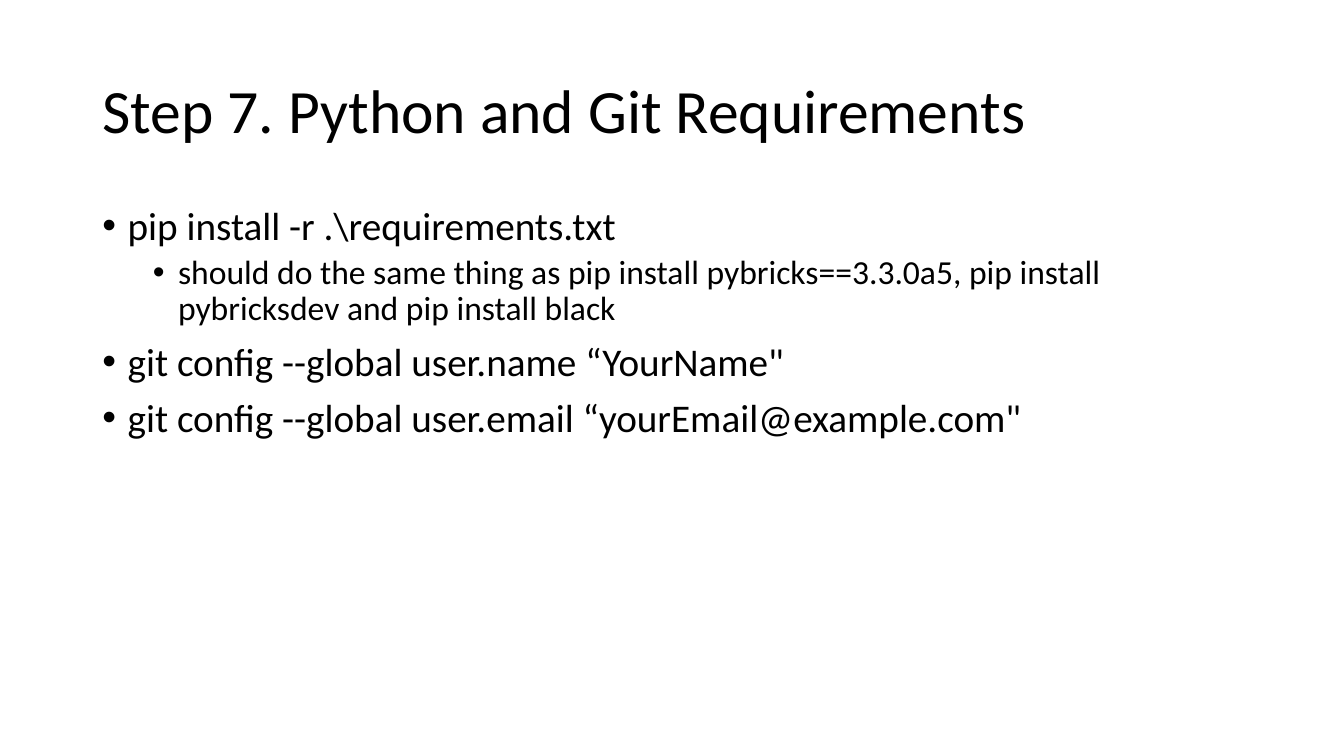
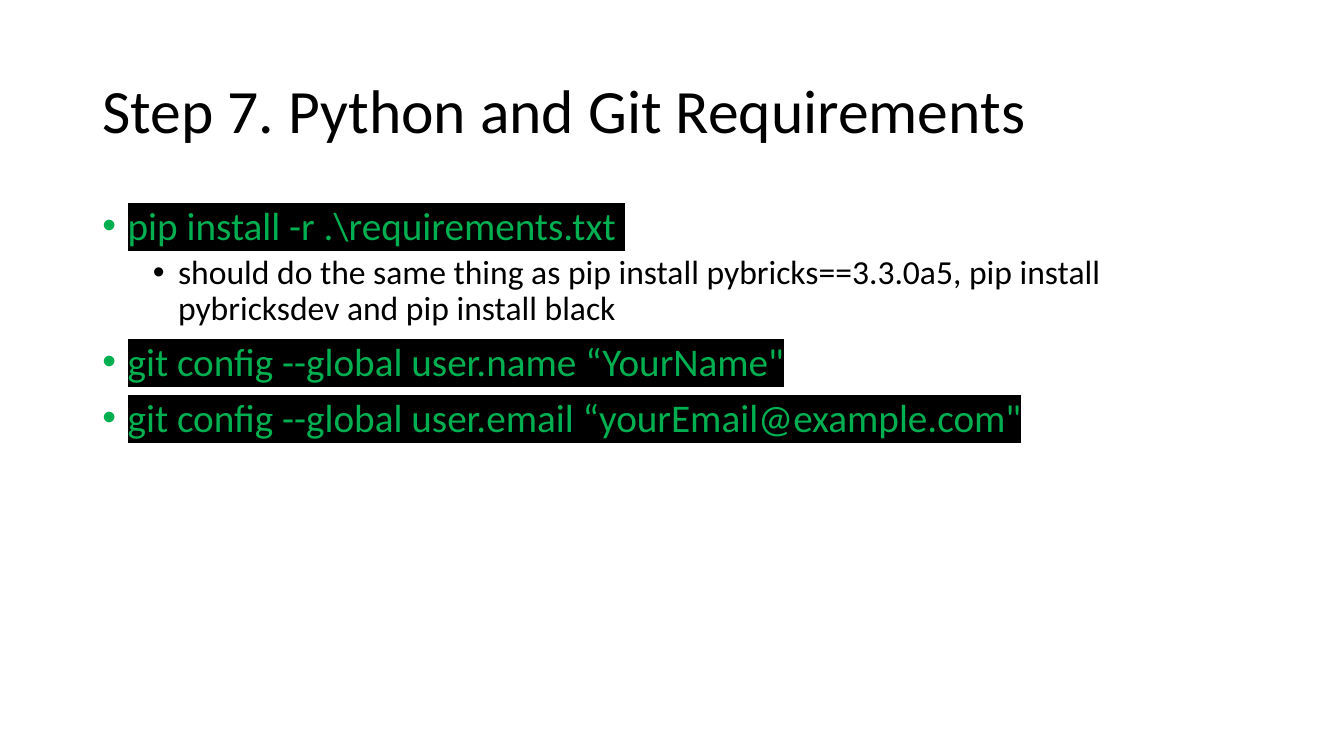
Before and after one commit to FLL-Team-24277/FLL-Fall-2023-Masterpiece, a slide deck: slide 8 of help/Laptop Setup.pptx. Drawn at 1344x756 pixels with LibreOffice and Linux fonts; fonts in the diff are those of the drawing. Boxes give left, top, right and bottom in pixels: in the first picture for what was removed or moved away, otherwise in the second. Text is boxed around its words. In the diff, an @@ line names an element or a change of style, - is before the commit and + after.

```diff
--- a/help/Laptop Setup.pptx
+++ b/help/Laptop Setup.pptx
@@ text at box(128, 213, 1022, 442): text colour #000000 to #00B050, highlight none to #000000 in "pip install -r .\requirements.txt", "git config --global user.name “YourName"", "git config --global user.email “yourEmail@example.com"" @@
```
Also in this commit, not shown: 10 other slides changed, 5 slides added.
